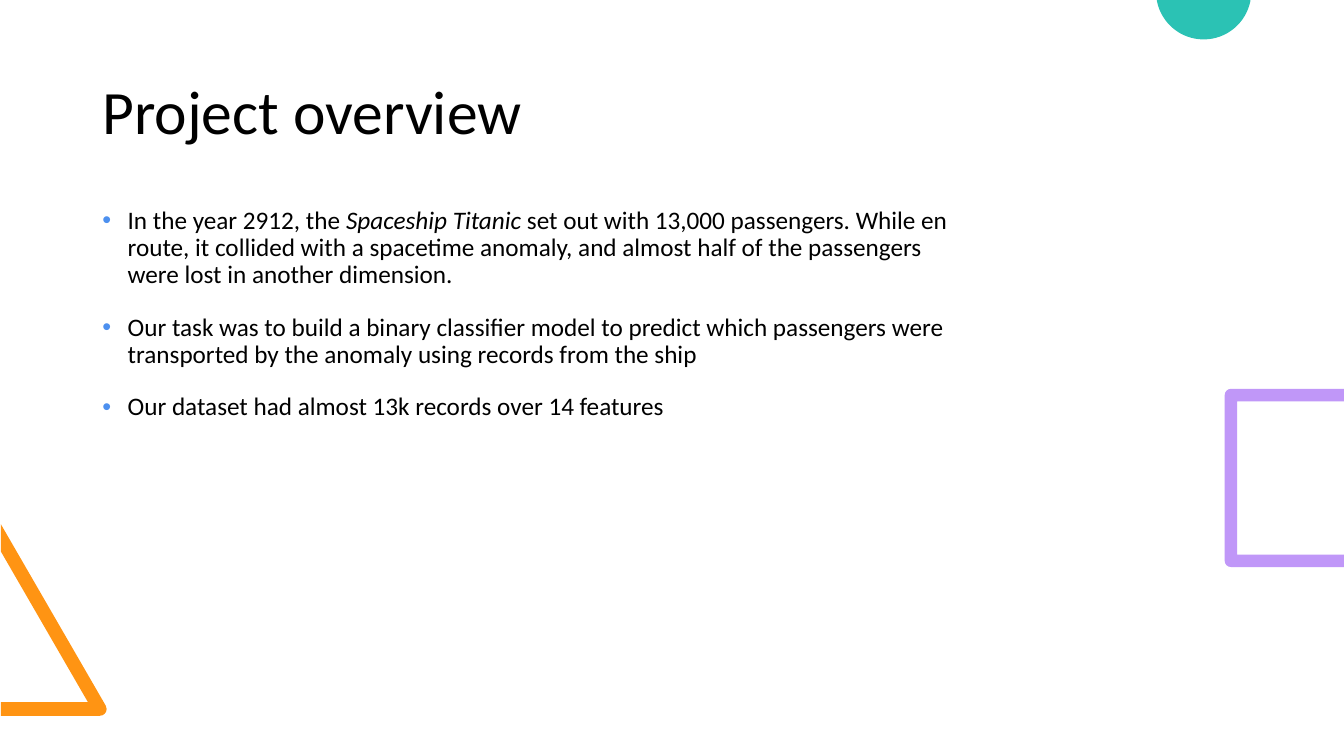
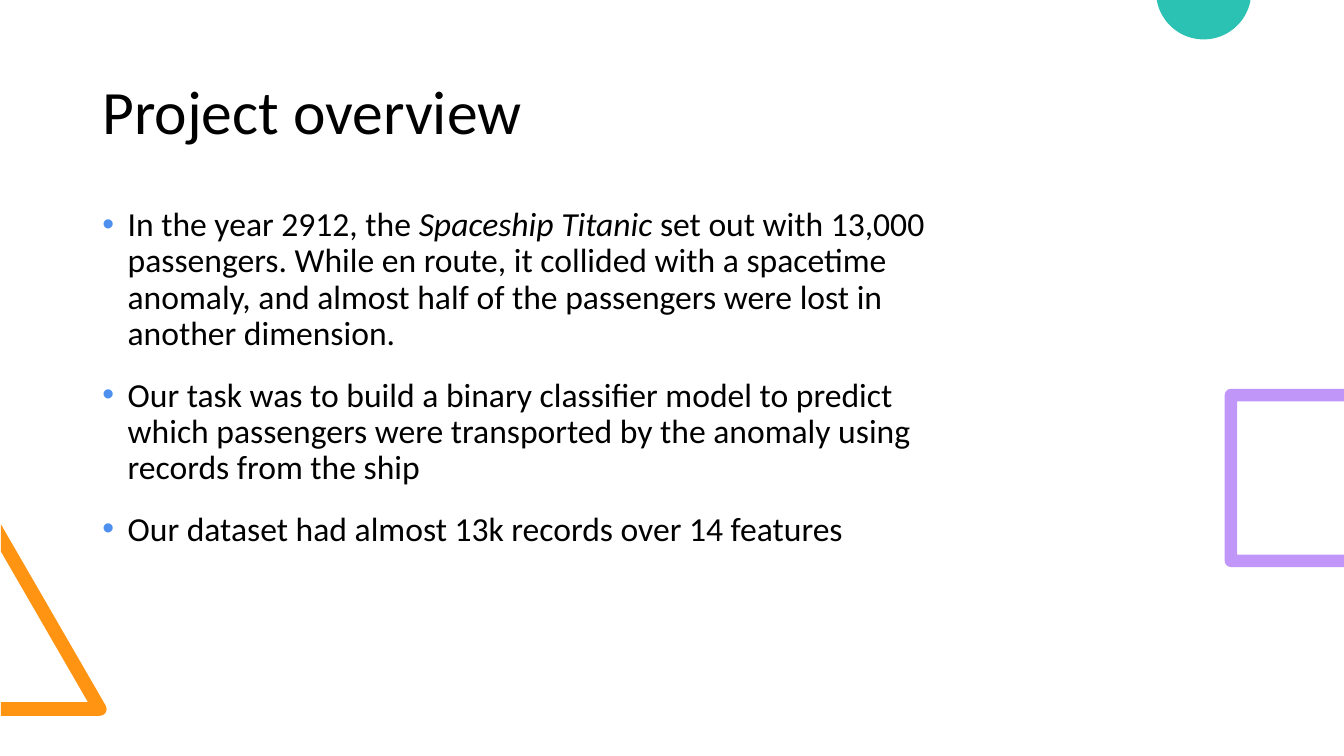
Before and after one commit to SearParsley/cs4320-spaceship-titanic-project, a slide deck: slide 2 of Spaceship Titanic.pptx. Drawn at 1344x756 pixels with LibreOffice and Linux fonts; fonts in the diff are those of the drawing. Boxes give left, top, right and bottom in pixels: in the first picture for what was removed or moved away, otherwise in the second. Text is boxed around its words. In the diff, an @@ line names an element or a change of style, - is before the commit and + after.

```diff
--- a/Spaceship Titanic.pptx
+++ b/Spaceship Titanic.pptx
@@ text "In the year 2912, the ..." at bbox=[128, 212, 924, 542]: size 18 to 24 pt @@
```
Also in this commit, not shown: 1 other file.
